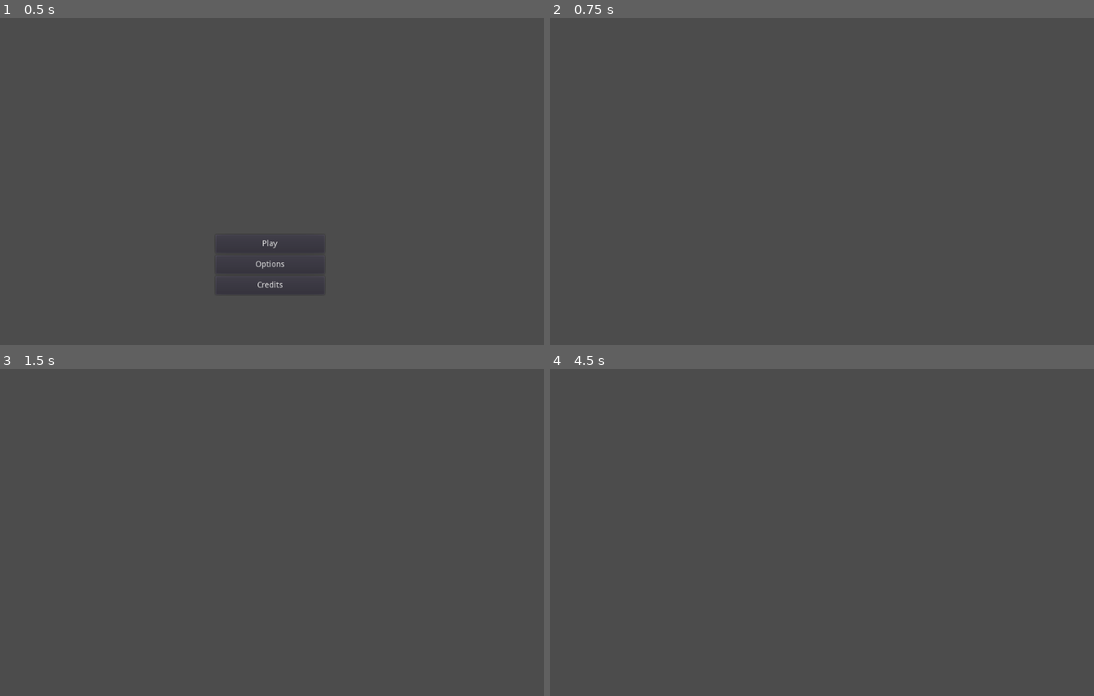
Above: before the commit, frames 1-4 (two rows, left to right).
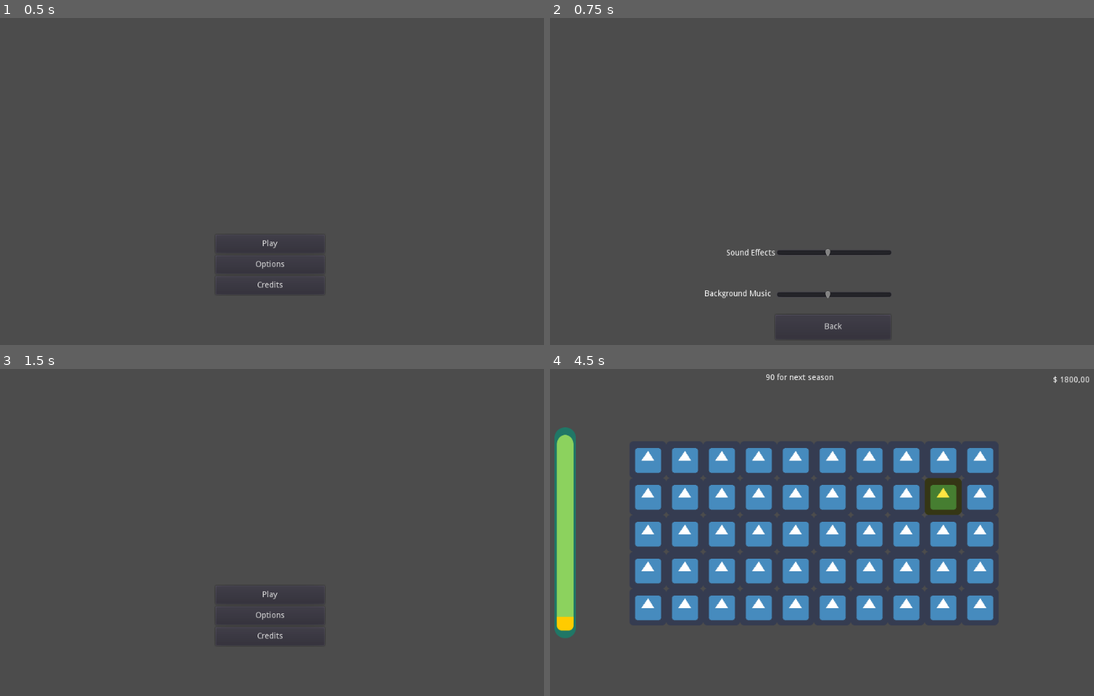
Above: after the commit, the same moments.

Repository: henriiquecampos/tillage-fever
Game: Godot game, scene res://screens/main/main_screen.tscn
The game is run twice, just before and just after one commit, with the same random seed, the same clock (stepped at 60 frames per second) and the same inputs. The engine's default icon, where the game draws it, is replaced by a stand-in: a white triangle on a blue panel in a dark square.
Inputs (mouse positions are in pixels of both pictures, inside the frame that each line leads up to):
- Up to frame 1 (0.5 s): no input
- Up to frame 2 (0.75 s): click "Options" at 0.5 s
- Up to frame 3 (1.5 s): click (282, 679) at 1.25 s, where only the run after the commit has a clickable "Back"
- Up to frame 4 (4.5 s): click (822, 637) at 2 s, where only the run after the commit has a clickable "Credits"; click (816, 614) at 2.75 s, where only the run after the commit has a clickable "Back"; click (822, 594) at 3.5 s, where only the run after the commit has a clickable "Play"; tap Enter at 4.25 s; move the mouse to (958, 509) at 4.27 s; press the mouse at (958, 509) at 4.28 s

Frame 1 is identical in both runs. In frame 2, 0.8% of the frame differs, in the area x 28-63%, y 70-96%; in frame 3, 0.2%; in frame 4, 22%, in the area x 0-100%, y 1-83%.

Commit message:
Finished Screen loops (#11)
* Fixed player signal not emiting

* Added Options Screen

Also added a BGM player singleton and added buses for SFX and BGM

* Added back button to Options Screen

* Added default constants for player reset

* Added Lose Screen

* Added Win Screen

* Added Credits Screen

* Changed Gaunge lose behavior to call the Lose Screen from parent

* Changed Win and Lose behavior to call respective scenes instead

Diff:
--- /dev/null
+++ b/source/default_bus_layout.tres
@@ -0,0 +1,22 @@
+[gd_resource type="AudioBusLayout" format=2]
+
+[resource]
+
+bus/0/name = "Master"
+bus/0/solo = false
+bus/0/mute = false
+bus/0/bypass_fx = false
+bus/0/volume_db = 0.0
+bus/0/send = ""
+bus/1/name = "BGM"
+bus/1/solo = false
+bus/1/mute = false
+bus/1/bypass_fx = false
+bus/1/volume_db = -44.8
+bus/1/send = "Master"
+bus/2/name = "SFX"
+bus/2/solo = false
+bus/2/mute = false
+bus/2/bypass_fx = false
+bus/2/volume_db = 2.6
+bus/2/send = "Master"
--- /dev/null
+++ b/source/globals/bgm_player.tscn
@@ -0,0 +1,9 @@
+[gd_scene format=2]
+
+[node name="BGM" type="AudioStreamPlayer"]
+
+stream = null
+volume_db = 0.0
+autoplay = true
+mix_target = 0
+bus = "BGM"
--- a/source/globals/player.gd
+++ b/source/globals/player.gd
@@ -1,9 +1,13 @@
 extends Node
+const DEFAULT_SCORE = 2000
+const DEFAULT_PRICE = 200
+const DEFAULT_SUPPLY = 0
+const DEFAULT_DEMAND = 100
 
-export (int) var current_score = 10000000 setget set_current_score
-export (int) var tile_price = 200
-var supply = 0 setget set_supply
-var demand = 100 setget set_demand
+export (int) var current_score = DEFAULT_SCORE setget set_current_score
+export (int) var tile_price = DEFAULT_PRICE
+var supply = DEFAULT_SUPPLY setget set_supply
+var demand = DEFAULT_DEMAND setget set_demand
 
 signal score_changed(value)
 signal supply_changed(value)
@@ -11,7 +15,7 @@
 
 func set_current_score(value):
 	current_score = value
-	emit_signal("score_change", current_score)
+	emit_signal("score_changed", current_score)
 
 func set_supply(value):
 	supply = value
@@ -20,3 +24,9 @@
 func set_demand(value):
 	demand = value
 	emit_signal("demand_changed", demand)
+
+func reset_values():
+	current_score = DEFAULT_SCORE
+	tile_price = DEFAULT_PRICE
+	supply = DEFAULT_SUPPLY
+	demand = DEFAULT_DEMAND
--- a/source/globals/player.tscn
+++ b/source/globals/player.tscn
@@ -5,5 +5,5 @@
 [node name="Player" type="Node"]
 
 script = ExtResource( 1 )
-current_score = 10000000
+current_score = 2000
 tile_price = 200
--- a/source/objects/gauge/gauge.gd
+++ b/source/objects/gauge/gauge.gd
@@ -15,4 +15,4 @@
 	spread = (spread * 100)/max_value
 	var dif = (abs(spread - (value*100/max_value)))
 	if dif >= 30:
-		print("game_over")
+		get_parent().change_scene("res://screens/lose/lose_screen.tscn")
--- a/source/project.godot
+++ b/source/project.godot
@@ -17,6 +17,7 @@
 [autoload]
 
 player="*res://globals/player.tscn"
+bgm_player="*res://globals/bgm_player.tscn"
 
 [gdnative]
 
--- /dev/null
+++ b/source/screens/credits/credits_screen.gd
@@ -0,0 +1,10 @@
+extends "res://screens/abstract_screen.gd"
+
+func _ready():
+	$AnimationPlayer.play("credits")
+
+func _on_back_button():
+	change_scene()
+
+func _on_itch_button():
+	OS.shell_open("https://pigdev.itch.io")
--- a/source/screens/credits/credits_screen.tscn
+++ b/source/screens/credits/credits_screen.tscn
@@ -1,5 +1,113 @@
-[gd_scene load_steps=2 format=2]
+[gd_scene load_steps=4 format=2]
 
 [ext_resource path="res://screens/abstract_screen.tscn" type="PackedScene" id=1]
+[ext_resource path="res://screens/credits/credits_screen.gd" type="Script" id=2]
+
+[sub_resource type="Animation" id=1]
+
+resource_name = "credits"
+length = 5.0
+loop = false
+step = 0.1
+tracks/0/type = "value"
+tracks/0/path = NodePath("Credits:percent_visible")
+tracks/0/interp = 1
+tracks/0/loop_wrap = true
+tracks/0/imported = false
+tracks/0/keys = {
+"times": PoolRealArray( 0, 5 ),
+"transitions": PoolRealArray( 1, 1 ),
+"update": 0,
+"values": [ 0.0, 1.0 ]
+}
 
 [node name="CreditsScreen" instance=ExtResource( 1 )]
+
+script = ExtResource( 2 )
+next_scene = "res://screens/main/main_screen.tscn"
+
+[node name="Credits" type="Label" parent="."]
+
+anchor_left = 0.0
+anchor_top = 0.0
+anchor_right = 0.0
+anchor_bottom = 0.0
+margin_left = 225.0
+margin_top = 137.0
+margin_right = 751.0
+margin_bottom = 445.0
+rect_pivot_offset = Vector2( 0, 0 )
+rect_clip_content = false
+mouse_filter = 2
+size_flags_horizontal = 1
+size_flags_vertical = 4
+text = "graphics: made with inkscape by Henrique Campos (aka Pigdev)
+
+music and sound effects: made with LMMS by Henrique Campos (aka Pigdev)
+
+game design and development: made with Godot Engine by Henrique Campos (aka Pigdev)
+
+font garoa hacker clube : Tony de Marco & Diego Maldonado"
+autowrap = true
+percent_visible = 0.0
+lines_skipped = 0
+max_lines_visible = -1
+
+[node name="Back" type="Button" parent="."]
+
+anchor_left = 0.0
+anchor_top = 0.0
+anchor_right = 0.0
+anchor_bottom = 0.0
+margin_left = 433.0
+margin_top = 435.0
+margin_right = 556.0
+margin_bottom = 471.0
+rect_pivot_offset = Vector2( 0, 0 )
+rect_clip_content = false
+mouse_filter = 0
+size_flags_horizontal = 1
+size_flags_vertical = 1
+toggle_mode = false
+enabled_focus_mode = 2
+shortcut = null
+group = null
+text = "Back"
+flat = false
+
+[node name="ItchButton" type="Button" parent="."]
+
+anchor_left = 0.0
+anchor_top = 0.0
+anchor_right = 0.0
+anchor_bottom = 0.0
+margin_left = 818.0
+margin_top = 275.0
+margin_right = 938.0
+margin_bottom = 386.0
+rect_pivot_offset = Vector2( 0, 0 )
+rect_clip_content = false
+mouse_filter = 0
+size_flags_horizontal = 1
+size_flags_vertical = 1
+toggle_mode = false
+enabled_focus_mode = 2
+shortcut = null
+group = null
+text = "Pigdev's itch"
+flat = false
+
+[node name="AnimationPlayer" type="AnimationPlayer" parent="."]
+
+playback_process_mode = 1
+playback_default_blend_time = 0.0
+root_node = NodePath("..")
+anims/credits = SubResource( 1 )
+playback/active = true
+playback/speed = 1.0
+blend_times = [  ]
+autoplay = ""
+
+[connection signal="button_up" from="Back" to="." method="_on_back_button"]
+
+[connection signal="button_up" from="ItchButton" to="." method="_on_itch_button"]
--- a/source/screens/gameplay/play_screen.gd
+++ b/source/screens/gameplay/play_screen.gd
@@ -10,7 +10,7 @@
 var days = 90
 
 func _ready():
-	player.connect("score_change", self, "update_score")
+	player.connect("score_changed", self, "update_score")
 	time.set_text(time_text.format({"amount":days}))
 	score.set_text(score_text.format({"amount":initial_score}))
 
@@ -24,12 +24,14 @@
 
 func update_score(value):
 	if value < 0:
-		print("player lose")
+		next_scene = "res://screens/lose/lose_screen.tscn"
+		change_scene()
 	score.set_text(score_text.format({"amount":value}))
 
 func update_days(value):
 	if value < 0:
-		print("player win!!")
+		next_scene = "res://screens/win/win_screen.tscn"
+		change_scene()
 	time.set_text(time_text.format({"amount":value}))
 	if value%5 == 0:
 		$Gauge.check_supply_demand()
--- /dev/null
+++ b/source/screens/lose/lose_screen.gd
@@ -0,0 +1,12 @@
+extends "res://screens/abstract_screen.gd"
+
+func _on_try_again():
+	player.reset_values()
+	change_scene()
+
+func _on_quit():
+	get_tree().quit()
+
+func _on_back_main_menu():
+	player.reset_values()
+	change_scene("res://screens/main/main_screen.tscn")
--- /dev/null
+++ b/source/screens/lose/lose_screen.tscn
@@ -0,0 +1,103 @@
+[gd_scene load_steps=3 format=2]
+
+[ext_resource path="res://screens/abstract_screen.tscn" type="PackedScene" id=1]
+[ext_resource path="res://screens/lose/lose_screen.gd" type="Script" id=2]
+
+[node name="LoseScreen" instance=ExtResource( 1 )]
+
+script = ExtResource( 2 )
+next_scene = "res://screens/gameplay/play_screen.tscn"
+
+[node name="Label" type="Label" parent="."]
+
+anchor_left = 0.0
+anchor_top = 0.0
+anchor_right = 0.0
+anchor_bottom = 0.0
+margin_left = 179.0
+margin_top = 192.0
+margin_right = 817.0
+margin_bottom = 335.0
+rect_pivot_offset = Vector2( 0, 0 )
+rect_clip_content = false
+mouse_filter = 2
+size_flags_horizontal = 1
+size_flags_vertical = 4
+text = "you lose"
+align = 1
+valign = 1
+percent_visible = 1.0
+lines_skipped = 0
+max_lines_visible = -1
+
+[node name="TryAgain" type="Button" parent="."]
+
+anchor_left = 0.0
+anchor_top = 0.0
+anchor_right = 0.0
+anchor_bottom = 0.0
+margin_left = 422.0
+margin_top = 368.0
+margin_right = 572.0
+margin_bottom = 407.0
+rect_pivot_offset = Vector2( 0, 0 )
+rect_clip_content = false
+mouse_filter = 0
+size_flags_horizontal = 1
+size_flags_vertical = 1
+toggle_mode = false
+enabled_focus_mode = 2
+shortcut = null
+group = null
+text = "Play Again!!"
+flat = false
+
+[node name="BackMainMenu" type="Button" parent="."]
+
+anchor_left = 0.0
+anchor_top = 0.0
+anchor_right = 0.0
+anchor_bottom = 0.0
+margin_left = 422.0
+margin_top = 422.0
+margin_right = 572.0
+margin_bottom = 461.0
+rect_pivot_offset = Vector2( 0, 0 )
+rect_clip_content = false
+mouse_filter = 0
+size_flags_horizontal = 1
+size_flags_vertical = 1
+toggle_mode = false
+enabled_focus_mode = 2
+shortcut = null
+group = null
+text = "Back to Main Menu"
+flat = false
+
+[node name="Quit" type="Button" parent="."]
+
+anchor_left = 0.0
+anchor_top = 0.0
+anchor_right = 0.0
+anchor_bottom = 0.0
+margin_left = 422.0
+margin_top = 478.0
+margin_right = 572.0
+margin_bottom = 517.0
+rect_pivot_offset = Vector2( 0, 0 )
+rect_clip_content = false
+mouse_filter = 0
+size_flags_horizontal = 1
+size_flags_vertical = 1
+toggle_mode = false
+enabled_focus_mode = 2
+shortcut = null
+group = null
+text = "Quit"
+flat = false
+
+[connection signal="button_up" from="TryAgain" to="." method="_on_try_again"]
+
+[connection signal="button_up" from="BackMainMenu" to="." method="_on_back_main_menu"]
+
+[connection signal="button_up" from="Quit" to="." method="_on_quit"]
--- /dev/null
+++ b/source/screens/options/options_screen.gd
@@ -0,0 +1,18 @@
+extends "res://screens/abstract_screen.gd"
+
+var sfx_volume = 0 setget set_sfx_volume
+var bgm_volume = 0 setget set_bgm_volume
+
+func _ready():
+	$Controls/SFXVolume.connect("value_changed", self, "set_sfx_volume")
+	$Controls/BGMVolume.connect("value_changed", self, "set_bgm_volume")
+	AudioServer.set_bus_volume_db(AudioServer.get_bus_index("BGM"), $Controls/BGMVolume.value)
+
+func set_sfx_volume(volume):
+	AudioServer.set_bus_volume_db(AudioServer.get_bus_index("SFX"), volume)
+
+func set_bgm_volume(volume):
+	AudioServer.set_bus_volume_db(AudioServer.get_bus_index("BGM"), volume)
+
+func _on_back():
+	change_scene()
--- a/source/screens/options/options_screen.tscn
+++ b/source/screens/options/options_screen.tscn
@@ -1,5 +1,140 @@
-[gd_scene load_steps=2 format=2]
+[gd_scene load_steps=3 format=2]
 
 [ext_resource path="res://screens/abstract_screen.tscn" type="PackedScene" id=1]
+[ext_resource path="res://screens/options/options_screen.gd" type="Script" id=2]
 
 [node name="OptionsScreen" instance=ExtResource( 1 )]
+
+script = ExtResource( 2 )
+next_scene = "res://screens/main/main_screen.tscn"
+
+[node name="Controls" type="VBoxContainer" parent="."]
+
+anchor_left = 0.0
+anchor_top = 0.0
+anchor_right = 0.0
+anchor_bottom = 0.0
+margin_left = 421.0
+margin_top = 425.0
+margin_right = 621.0
+margin_bottom = 515.0
+rect_pivot_offset = Vector2( 0, 0 )
+rect_clip_content = false
+mouse_filter = 1
+size_flags_horizontal = 1
+size_flags_vertical = 1
+custom_constants/separation = 57
+alignment = 0
+
+[node name="SFXVolume" type="HSlider" parent="Controls"]
+
+anchor_left = 0.0
+anchor_top = 0.0
+anchor_right = 0.0
+anchor_bottom = 0.0
+margin_right = 200.0
+margin_bottom = 16.0
+rect_pivot_offset = Vector2( 0, 0 )
+rect_clip_content = false
+mouse_filter = 0
+size_flags_horizontal = 1
+size_flags_vertical = 0
+min_value = -48.0
+max_value = -12.0
+step = 1.0
+page = 0.0
+value = -32.0
+exp_edit = false
+rounded = false
+editable = true
+tick_count = 0
+ticks_on_borders = false
+focus_mode = 2
+
+[node name="Label" type="Label" parent="Controls/SFXVolume"]
+
+anchor_left = 0.0
+anchor_top = 0.0
+anchor_right = 0.0
+anchor_bottom = 0.0
+margin_left = -87.0
+margin_top = 2.0
+margin_bottom = 16.0
+rect_pivot_offset = Vector2( 0, 0 )
+rect_clip_content = false
+mouse_filter = 2
+size_flags_horizontal = 1
+size_flags_vertical = 4
+text = "Sound Effects"
+percent_visible = 1.0
+lines_skipped = 0
+max_lines_visible = -1
+
+[node name="BGMVolume" type="HSlider" parent="Controls"]
+
+anchor_left = 0.0
+anchor_top = 0.0
+anchor_right = 0.0
+anchor_bottom = 0.0
+margin_top = 73.0
+margin_right = 200.0
+margin_bottom = 89.0
+rect_pivot_offset = Vector2( 0, 0 )
+rect_clip_content = false
+mouse_filter = 0
+size_flags_horizontal = 1
+size_flags_vertical = 0
+min_value = -48.0
+max_value = -12.0
+step = 1.0
+page = 0.0
+value = -32.0
+exp_edit = false
+rounded = false
+editable = true
+tick_count = 0
+ticks_on_borders = false
+focus_mode = 2
+
+[node name="Label" type="Label" parent="Controls/BGMVolume"]
+
+anchor_left = 0.0
+anchor_top = 0.0
+anchor_right = 0.0
+anchor_bottom = 0.0
+margin_left = -125.0
+margin_right = -9.0
+margin_bottom = 14.0
+rect_pivot_offset = Vector2( 0, 0 )
+rect_clip_content = false
+mouse_filter = 2
+size_flags_horizontal = 1
+size_flags_vertical = 4
+text = "Background Music"
+percent_visible = 1.0
+lines_skipped = 0
+max_lines_visible = -1
+
+[node name="Button" type="Button" parent="."]
+
+anchor_left = 0.0
+anchor_top = 0.0
+anchor_right = 0.0
+anchor_bottom = 0.0
+margin_left = 419.0
+margin_top = 541.0
+margin_right = 619.0
+margin_bottom = 584.0
+rect_pivot_offset = Vector2( 0, 0 )
+rect_clip_content = false
+mouse_filter = 0
+size_flags_horizontal = 1
+size_flags_vertical = 1
+toggle_mode = false
+enabled_focus_mode = 2
+shortcut = null
+group = null
+text = "Back"
+flat = false
+
+[connection signal="button_up" from="Button" to="." method="_on_back"]
--- /dev/null
+++ b/source/screens/win/win_screen.gd
@@ -0,0 +1,8 @@
+extends "res://screens/abstract_screen.gd"
+
+func _ready():
+	$AnimationPlayer.play("text")
+
+func _on_play_again():
+	player.reset_values()
+	change_scene()
--- /dev/null
+++ b/source/screens/win/win_screen.tscn
@@ -0,0 +1,83 @@
+[gd_scene load_steps=4 format=2]
+
+[ext_resource path="res://screens/abstract_screen.tscn" type="PackedScene" id=1]
+[ext_resource path="res://screens/win/win_screen.gd" type="Script" id=2]
+
+[sub_resource type="Animation" id=1]
+
+resource_name = "text"
+length = 30.0
+loop = false
+step = 0.1
+tracks/0/type = "value"
+tracks/0/path = NodePath("Label:percent_visible")
+tracks/0/interp = 1
+tracks/0/loop_wrap = true
+tracks/0/imported = false
+tracks/0/keys = {
+"times": PoolRealArray( 0, 30 ),
+"transitions": PoolRealArray( 1, 1 ),
+"update": 0,
+"values": [ 0.0, 1.0 ]
+}
+
+[node name="WinScreen" instance=ExtResource( 1 )]
+
+script = ExtResource( 2 )
+
+[node name="Label" type="Label" parent="."]
+
+anchor_left = 0.0
+anchor_top = 0.0
+anchor_right = 0.0
+anchor_bottom = 0.0
+margin_left = 179.0
+margin_top = 192.0
+margin_right = 817.0
+margin_bottom = 335.0
+rect_pivot_offset = Vector2( 0, 0 )
+rect_clip_content = false
+mouse_filter = 2
+size_flags_horizontal = 1
+size_flags_vertical = 4
+text = "you win"
+align = 1
+valign = 1
+percent_visible = 1.0
+lines_skipped = 0
+max_lines_visible = -1
+
+[node name="PlayAgain" type="Button" parent="."]
+
+anchor_left = 0.0
+anchor_top = 0.0
+anchor_right = 0.0
+anchor_bottom = 0.0
+margin_left = 422.0
+margin_top = 413.0
+margin_right = 572.0
+margin_bottom = 452.0
+rect_pivot_offset = Vector2( 0, 0 )
+rect_clip_content = false
+mouse_filter = 0
+size_flags_horizontal = 1
+size_flags_vertical = 1
+toggle_mode = false
+enabled_focus_mode = 2
+shortcut = null
+group = null
+text = "Play Again!!"
+flat = false
+
+[node name="AnimationPlayer" type="AnimationPlayer" parent="."]
+
+playback_process_mode = 1
+playback_default_blend_time = 0.0
+root_node = NodePath("..")
+anims/text = SubResource( 1 )
+playback/active = true
+playback/speed = 1.0
+blend_times = [  ]
+autoplay = ""
+
+[connection signal="button_up" from="PlayAgain" to="." method="_on_play_again"]
